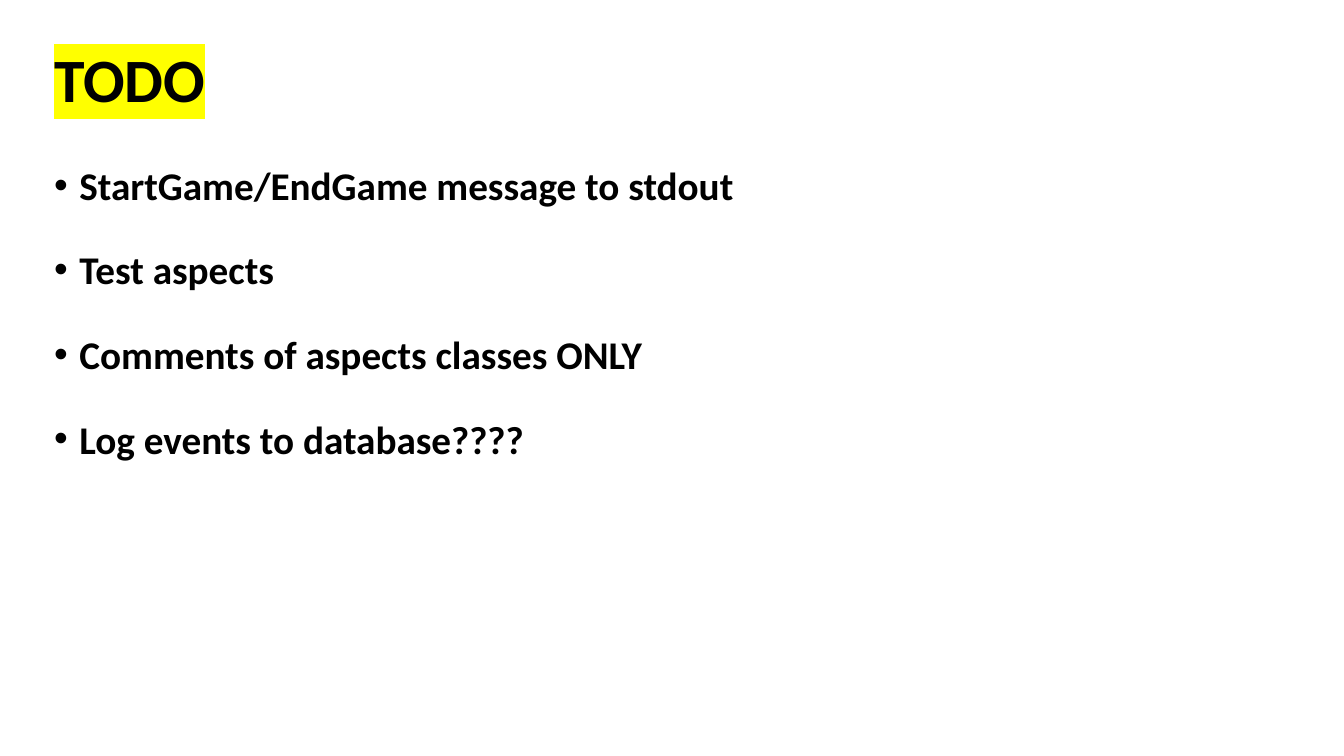
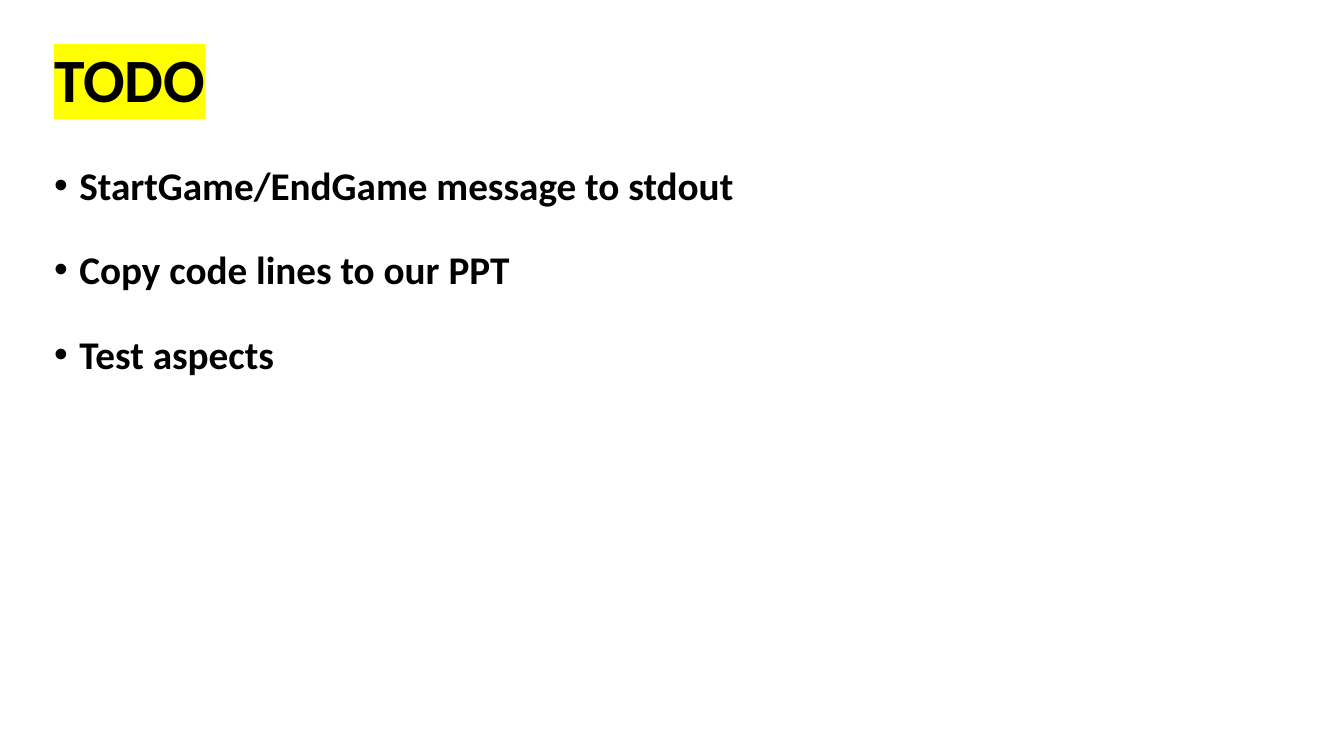
Before and after one commit to akotek/AOP, a slide deck: slide 29 of src/Final Project Presentation.pptx (slide 26 before the commit). Drawn at 1344x756 pixels with LibreOffice and Linux fonts; fonts in the diff are those of the drawing. Boxes give left, top, right and bottom in pixels: in the first picture for what was removed or moved away, otherwise in the second. Text is boxed around its words. In the diff, an @@ line names an element or a change of style, - is before the commit and + after.

```diff
--- a/src/Final Project Presentation.pptx
+++ b/src/Final Project Presentation.pptx
@@ text at (79, 256, 510, 290): paragraph added @@
+• Copy code lines to our PPT
@@ text at (79, 341, 642, 461): paragraphs removed @@
-• Comments of aspects classes ONLY
-• Log events to database????
```
Also in this commit, not shown: 10 other slides changed, 3 slides added, 4 other files.
